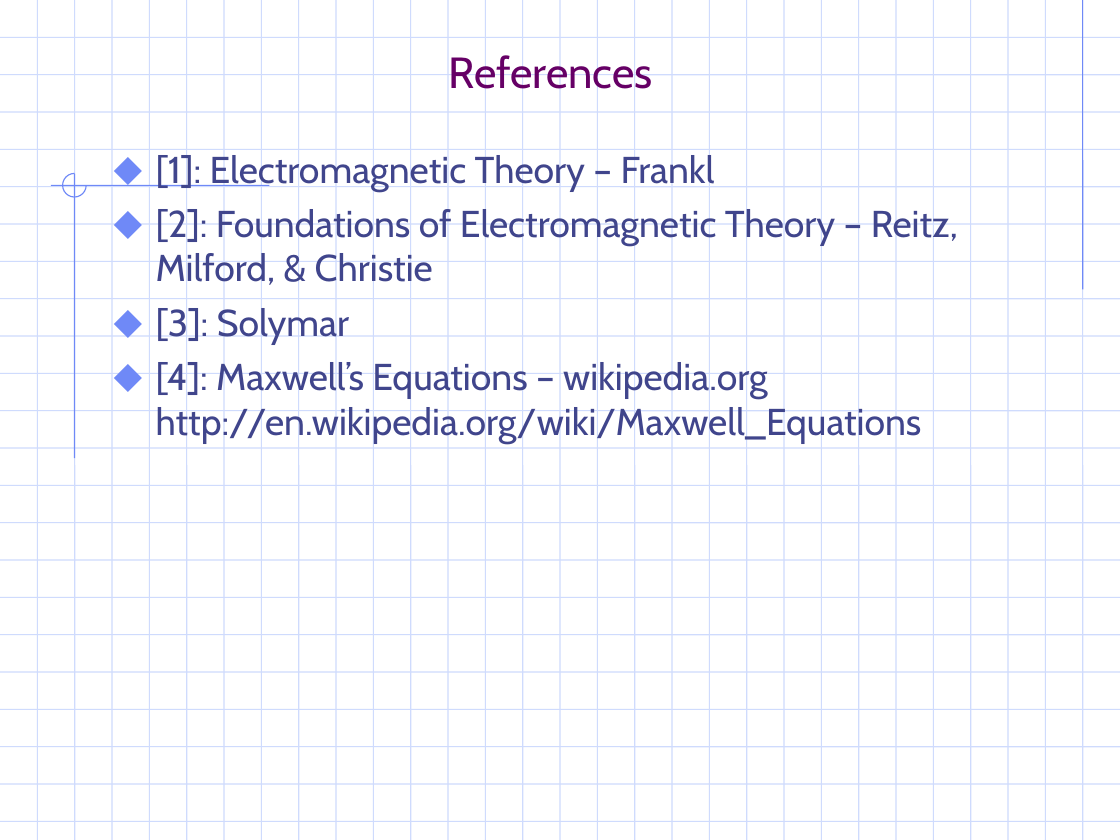
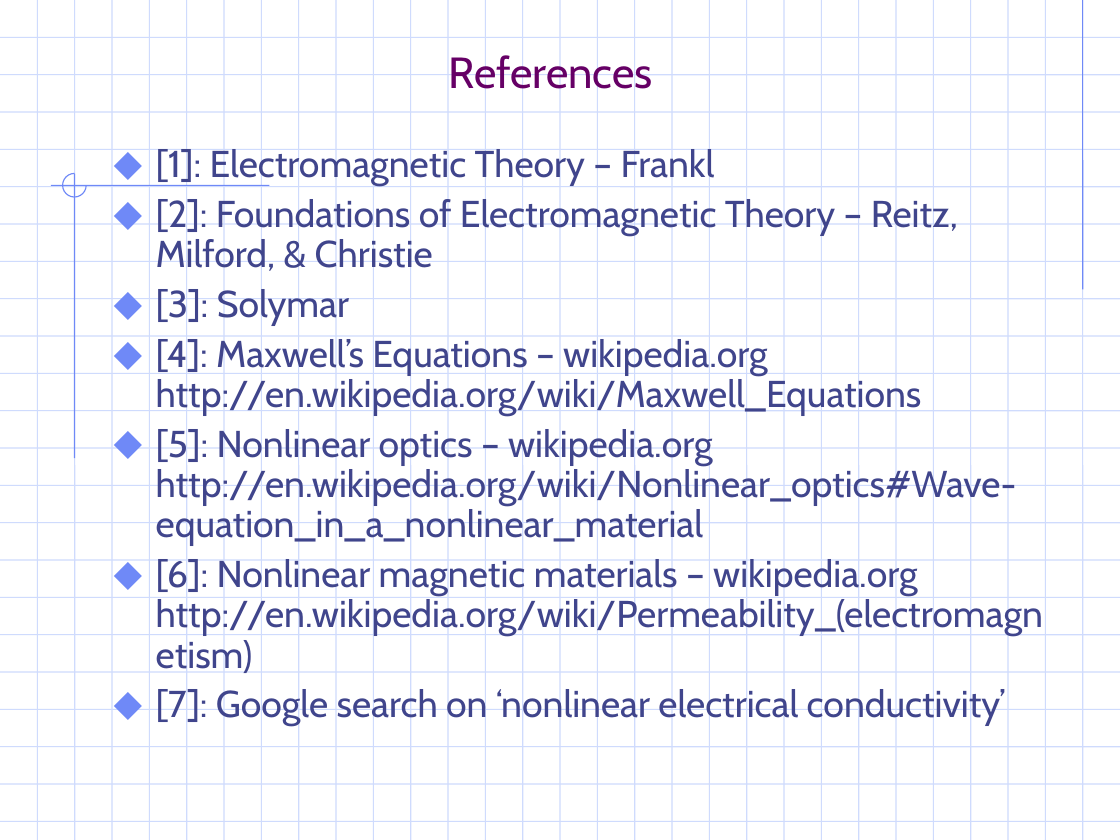
Before and after one commit to gravmath/Projects, a slide deck: slide 2 of PowerPoint/EM_notes.ppt. Drawn at 1120x840 pixels with LibreOffice and Linux fonts; fonts in the diff are those of the drawing; background and template pictures are left out. Boxes give left, top, right and bottom in pixels: in the first picture for what was removed or moved away, otherwise in the second. Text is boxed around its words. In the diff, an @@ line names an element or a change of style, - is before the commit and + after.

```diff
--- a/PowerPoint/EM_notes.ppt
+++ b/PowerPoint/EM_notes.ppt
@@ text at (x1=156, y1=146, x2=958, y2=415): line spacing 1 to 0.9 @@
@@ text at (x1=156, y1=425, x2=1043, y2=726): paragraphs added @@
+⬥ [5]: Nonlinear optics – wikipedia.org http://en.wikipedia.org/wiki/Nonlinear_optics#Wave-equation_in_a_nonlinear_material
+⬥ [6]: Nonlinear magnetic materials – wikipedia.org http://en.wikipedia.org/wiki/Permeability_(electromagnetism)
+⬥ [7]: Google search on ‘nonlinear electrical conductivity’
```
Also in this commit, not shown: 7 other slides changed, 8 slides added, 11 other files.
